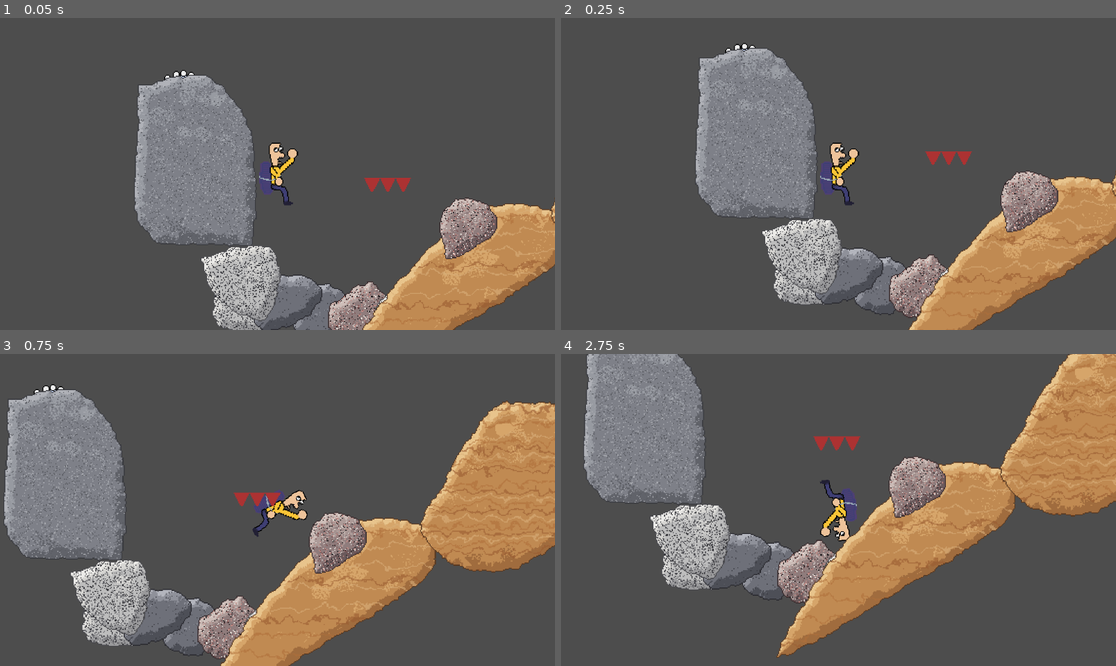
Above: before the commit, frames 1-4 (two rows, left to right).
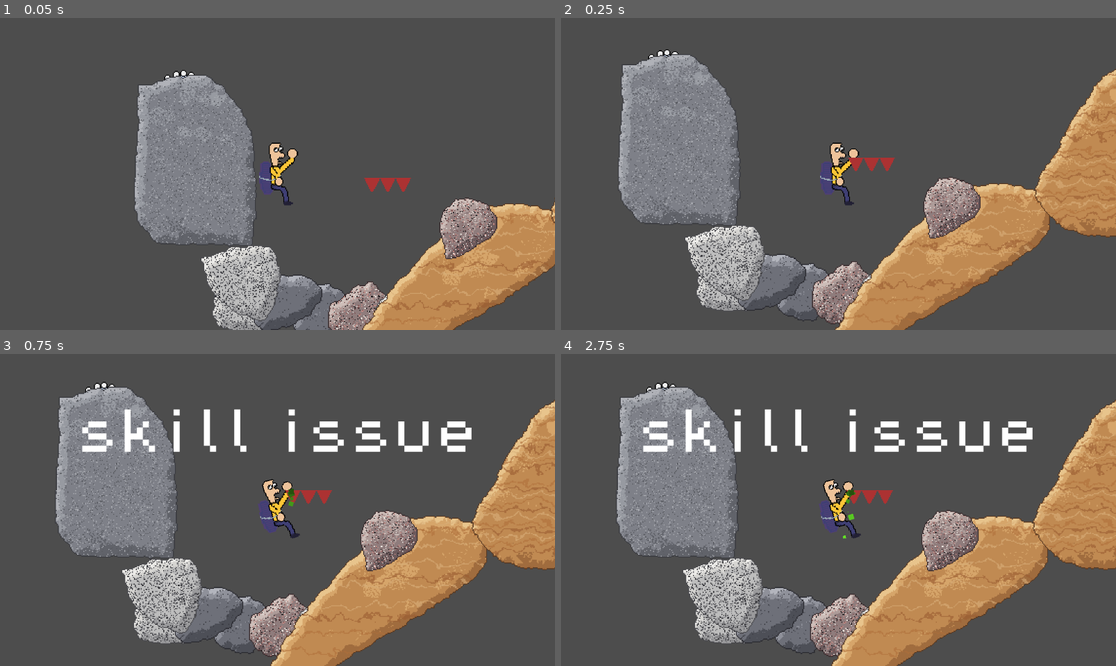
Above: after the commit, the same moments.

Repository: Hustawek/bouncy-back
Game: Godot game, scene res://main.tscn
The game is run twice, just before and just after one commit, with the same random seed, the same clock (stepped at 60 frames per second) and the same inputs.
Inputs (mouse positions are in pixels of both pictures, inside the frame that each line leads up to):
- Up to frame 1 (0.05 s): no input
- Up to frame 2 (0.25 s): no input
- Up to frame 3 (0.75 s): tap Enter at 0.5 s; move the mouse to (399, 494) at 0.52 s; hold D (rotate_right) from 0.53 s (still down); hold Shift from 0.53 s (still down); click (399, 494) at 0.67 s
- Up to frame 4 (2.75 s): release D (rotate_right) at 1.25 s; release Shift at 1.25 s; drag from (727, 525) to (810, 572) at 1.27 s; move the mouse to (894, 441) at 2.02 s; hold D (rotate_right) from 2.03 s (still down); hold Shift from 2.03 s (still down)

Frame 1 is identical in both runs. In frame 2, 40% of the frame differs, in the area x 10-100%, y 8-100%; in frame 3, 38%; in frame 4, 48%, in the area x 4-100%, y 0-100%.

Commit message:
some small changes

Diff:
--- /dev/null
+++ b/levele/enable.gd
@@ -0,0 +1,7 @@
+extends Area2D
+func _ready() -> void:
+	body_entered.connect(_on_body_entered)
+
+func _on_body_entered(body: Node2D) -> void:
+	if body is Player:
+		body.bounce_base = 300
--- a/levele/level0.tscn
+++ b/levele/level0.tscn
@@ -26,7 +26,6 @@
 [node name="Common" type="Node2D" parent="." unique_id=1078413091]
 
 [node name="SunshineAndRainbows" type="Sprite2D" parent="Common" unique_id=2054946208]
-visible = false
 position = Vector2(277, -100)
 texture = ExtResource("1_7v7i5")
 
@@ -35,8 +34,9 @@
 rotation = 1.5707964
 collision_layer = 1
 torque = 100000.0
-air_torque = 10000.0
+air_torque = 5000.0
 spin_drag = 0.2
+F = 0.4
 bounce_base = 0.0
 bounce_speed_factor = 0.2
 
@@ -85,22 +85,6 @@
 [node name="CollisionShape2D" type="CollisionShape2D" parent="Enable" unique_id=1798447527]
 position = Vector2(439.5, -31.19)
 shape = SubResource("RectangleShape2D_60f5w")
-
-[node name="Label" type="Label" parent="." unique_id=173283862]
-offset_left = -122.0
-offset_top = 38.0
-offset_right = 168.0
-offset_bottom = 61.0
-text = "Use A and D to rotate"
-label_settings = SubResource("LabelSettings_04g2k")
-
-[node name="Label2" type="Label" parent="." unique_id=1339214009]
-offset_left = 142.0
-offset_top = 88.0
-offset_right = 490.0
-offset_bottom = 111.0
-text = "Your back is very bouncy"
-label_settings = SubResource("LabelSettings_04g2k")
 
 [node name="Rock3" type="StaticBody2D" parent="." unique_id=409232504]
 position = Vector2(554, 88)
@@ -166,3 +150,19 @@
 
 [node name="Spike" parent="." unique_id=521800832 instance=ExtResource("9_g7br2")]
 position = Vector2(1075, 57)
+
+[node name="Label" type="Label" parent="." unique_id=173283862]
+offset_left = -122.0
+offset_top = 38.0
+offset_right = 168.0
+offset_bottom = 61.0
+text = "Use A and D to rotate"
+label_settings = SubResource("LabelSettings_04g2k")
+
+[node name="Label2" type="Label" parent="." unique_id=1339214009]
+offset_left = 142.0
+offset_top = 88.0
+offset_right = 490.0
+offset_bottom = 111.0
+text = "Your back is very bouncy"
+label_settings = SubResource("LabelSettings_04g2k")
--- a/player.gd
+++ b/player.gd
@@ -1,15 +1,17 @@
+class_name Player
 extends RigidBody2D
 
 
 
-@export var torque := 100000.0           # how hard it spins up while touching something
+@export var torque := 1000000000.0           # how hard it spins up while touching something
 @export var air_torque := 100000.0       # how hard it spins up while in the air
 @export var max_angular_speed := 40.0   # radians per second
 @export var spin_drag := 0.0           # how fast spin fades with no key held (1.0 = halves in ~0.7 s, 0 = never)
-
+@export var F := 0.2
 @export_group("Bounce")
 @export_range(0.0, 1.0) var player_weight := 0.5   # 0 = straight out of the surface, 1 = player's up
 @export var bounce_base := 400.0                   # impulse even on a soft landing
+@export var bouncy_shift := 200.0                   # impulse even on a soft landing
 @export var bounce_speed_factor := 0.5             # extra impulse per px/s of impact speed
 @export var bounce_max := 700.0           # cap on the total impulse
 @export var bounce_cooldown := 0.15       # seconds before another bounce can fire
@@ -40,7 +42,7 @@
 	# Player spin input: a different torque in the air than on the ground.
 	var in_air := state.get_contact_count() == 0
 	var direction := Input.get_axis("rotate_left", "rotate_right")
-	state.apply_torque(direction * (air_torque if in_air else torque))
+	state.apply_torque(direction * (air_torque if in_air else torque) * (0.5 if Input.is_key_pressed(KEY_SHIFT) else 1))
 	# With no key held, the spin fades out gradually instead of stopping.
 	if direction == 0.0:
 		state.angular_velocity *= exp(-spin_drag * state.step)
@@ -63,25 +65,42 @@
 	var hit := _back_sensor_hit(state)
 	if hit.is_empty():
 		return  # sensor overlap is a step stale; nothing under it this step
+
 	var normal: Vector2 = hit["normal"]
 
 	var player_up := -state.transform.y.normalized()
-	var dir := (player_up * player_weight + normal * (1.0 - player_weight)).normalized()
 
 	# How fast we were moving into the surface just before touching it.
 	var impact_speed := maxf(-_prev_velocity.dot(normal), 0.0)
 	var strength := minf(bounce_base + bounce_speed_factor * impact_speed, bounce_max)
-	var impulse := dir * strength
+	if Input.is_key_pressed(KEY_SHIFT):
+		strength /= 2
+	var impact_velocity := state.linear_velocity
 
-	# Replace (not add to) the current velocity, so leftover sliding from
-	# the landing doesn't bend the launch away from `dir`.
-	state.linear_velocity = impulse / mass
+	# Normal bounce direction
+	var bounce_dir := (
+		player_up * player_weight +
+		normal * (1.0 - player_weight)
+	).normalized()
 
-	# The push comes from where the back touches, not from the center, so an
-	# off-center touch spins the player (same formula Godot uses for impulses).
-	var lever: Vector2 = hit["point"] - (state.transform.origin + state.center_of_mass)
-	state.angular_velocity += lever.cross(impulse) * state.inverse_inertia * bounce_spin_factor
+	# How much of the existing velocity we preserve.
+	# F = 0 -> pure bounce
+	# F = 1 -> heavily preserve existing momentum
+	var retained := impact_velocity * F
 
+	# Bounce impulse.
+	var bounce_velocity := bounce_dir * (strength / mass)
+
+	# Combine them.
+	var new_velocity := bounce_velocity + retained
+
+	# Prevent the retained velocity from fighting the surface too much.
+	# Remove velocity that is directed INTO the wall.
+	var into_surface := new_velocity.dot(normal)
+	if into_surface < 0.0:
+		new_velocity -= normal * into_surface
+
+	state.linear_velocity = new_velocity
 	_cooldown_left = bounce_cooldown
 
 
--- a/player.tscn
+++ b/player.tscn
@@ -2,17 +2,20 @@
 
 [ext_resource type="Script" uid="uid://cimicfi5jbwo1" path="res://player.gd" id="1_4flbx"]
 [ext_resource type="Texture2D" uid="uid://u74sappk2vby" path="res://sprites/jakisBullshit.png" id="2_onrkg"]
-[ext_resource type="AudioStream" uid="uid://c344oprnxsrr5" path="res://sounds/spike.ogg" id="3_i3pqv"]
 
 [sub_resource type="PhysicsMaterial" id="PhysicsMaterial_ot507"]
 friction = 0.5
 
+[sub_resource type="CapsuleShape2D" id="CapsuleShape2D_r6cd3"]
+radius = 5.0
+height = 12.000002
+
 [sub_resource type="CapsuleShape2D" id="CapsuleShape2D_60f5w"]
-radius = 5.996345
-height = 23.98538
+radius = 12.992081
+height = 44.042995
 
 [sub_resource type="CapsuleShape2D" id="CapsuleShape2D_ot507"]
-radius = 3.0
+radius = 1.0
 height = 12.0
 
 [sub_resource type="CapsuleShape2D" id="CapsuleShape2D_73sme"]
@@ -39,16 +42,6 @@
 radius = 7.0000005
 height = 32.0
 
-[sub_resource type="AudioStreamRandomizer" id="AudioStreamRandomizer_hqtel"]
-random_pitch = 1.3348398
-random_volume_offset_db = 2.0
-streams_count = 1
-stream_0/stream = ExtResource("3_i3pqv")
-
-[sub_resource type="CapsuleShape2D" id="CapsuleShape2D_r6cd3"]
-radius = 5.0
-height = 12.000002
-
 [sub_resource type="Gradient" id="Gradient_onrkg"]
 colors = PackedColorArray(0.23753911, 0.23753914, 0.23753911, 1, 1, 1, 1, 1)
 
@@ -72,10 +65,16 @@
 physics_material_override = SubResource("PhysicsMaterial_ot507")
 script = ExtResource("1_4flbx")
 torque = 40000.0
-air_torque = 20000.0
+air_torque = 40000.0
 max_angular_speed = 5.0
-spin_drag = 1.0
+spin_drag = 0.1
 bounce_spin_factor = 0.0
+
+[node name="CollisionShape2D7" type="CollisionShape2D" parent="." unique_id=283282137]
+position = Vector2(-21, -15)
+rotation = 3.1415925
+scale = Vector2(0.99999994, 0.99999994)
+shape = SubResource("CapsuleShape2D_r6cd3")
 
 [node name="Sprite2D" type="Sprite2D" parent="." unique_id=1734874628]
 rotation = -1.5707964
@@ -88,17 +87,16 @@
 collision_layer = 0
 
 [node name="CollisionShape2D" type="CollisionShape2D" parent="BackSensor" unique_id=962849938]
-z_index = 100
-position = Vector2(-1, 13.000001)
+position = Vector2(4, 12)
 rotation = -1.6057029
 shape = SubResource("CapsuleShape2D_60f5w")
 
 [node name="CollisionShape2D" type="CollisionShape2D" parent="." unique_id=982634764]
-position = Vector2(30, -11)
+position = Vector2(29, -11)
 shape = SubResource("CapsuleShape2D_ot507")
 
 [node name="CollisionShape2D2" type="CollisionShape2D" parent="." unique_id=1248290707]
-position = Vector2(21, -9)
+position = Vector2(22, -10)
 rotation = 1.5707964
 shape = SubResource("CapsuleShape2D_73sme")
 
@@ -112,14 +110,13 @@
 shape = SubResource("CapsuleShape2D_mwgn4")
 
 [node name="CollisionShape2D5" type="CollisionShape2D" parent="." unique_id=199175130]
-position = Vector2(18, -6.0000005)
+position = Vector2(15.999998, -9)
 rotation = 1.2217305
 shape = SubResource("CapsuleShape2D_53ur1")
 
 [node name="CollisionShape2D6" type="CollisionShape2D" parent="." unique_id=1822826580]
 position = Vector2(-9, -9)
 rotation = 2.3561945
-scale = Vector2(0.99999994, 0.99999994)
 shape = SubResource("CapsuleShape2D_k6fxa")
 
 [node name="CollisionShape2D8" type="CollisionShape2D" parent="." unique_id=366242435]
@@ -128,18 +125,6 @@
 scale = Vector2(0.99999994, 0.99999994)
 shape = SubResource("CapsuleShape2D_idk1l")
 
-[node name="JumpSound" type="AudioStreamPlayer2D" parent="." unique_id=1625190636]
-position = Vector2(-21, -15)
-rotation = 3.1415925
-scale = Vector2(0.99999994, 0.99999994)
-stream = SubResource("AudioStreamRandomizer_hqtel")
-
-[node name="CollisionShape2D7" type="CollisionShape2D" parent="." unique_id=283282137]
-position = Vector2(-21, -15)
-rotation = 3.1415925
-scale = Vector2(0.99999994, 0.99999994)
-shape = SubResource("CapsuleShape2D_r6cd3")
-
 [node name="Uranium" type="GPUParticles2D" parent="." unique_id=1969688368]
 visible = false
 process_material = SubResource("ParticleProcessMaterial_onrkg")
--- a/spike.tscn
+++ b/spike.tscn
@@ -3,13 +3,17 @@
 [ext_resource type="Texture2D" uid="uid://ccy770652eqq" path="res://sprites/spike.png" id="1_8ryga"]
 
 [sub_resource type="RectangleShape2D" id="RectangleShape2D_60f5w"]
-size = Vector2(4, 7.5)
+size = Vector2(4, 3.5)
 
 [node name="Spike" type="Node2D" unique_id=521800832]
 
-[node name="Sprite2D" type="Sprite2D" parent="." unique_id=1970597090]
+[node name="Spike" type="RigidBody2D" parent="." unique_id=1094404508]
+gravity_scale = 0.0
+freeze = true
+
+[node name="Sprite2D" type="Sprite2D" parent="Spike" unique_id=1970597090]
 texture = ExtResource("1_8ryga")
 
-[node name="CollisionShape2D" type="CollisionShape2D" parent="." unique_id=1517912920]
-position = Vector2(0, 3.25)
+[node name="CollisionShape2D" type="CollisionShape2D" parent="Spike" unique_id=1517912920]
+position = Vector2(0, 5.75)
 shape = SubResource("RectangleShape2D_60f5w")
Not shown, added: levele/enable.gd.uid
